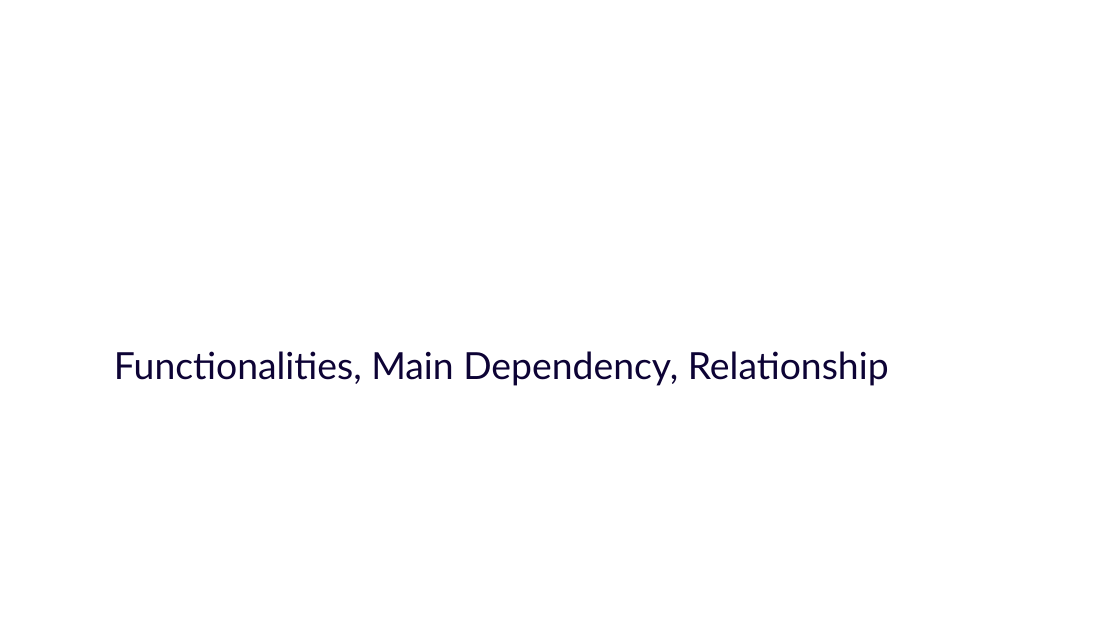
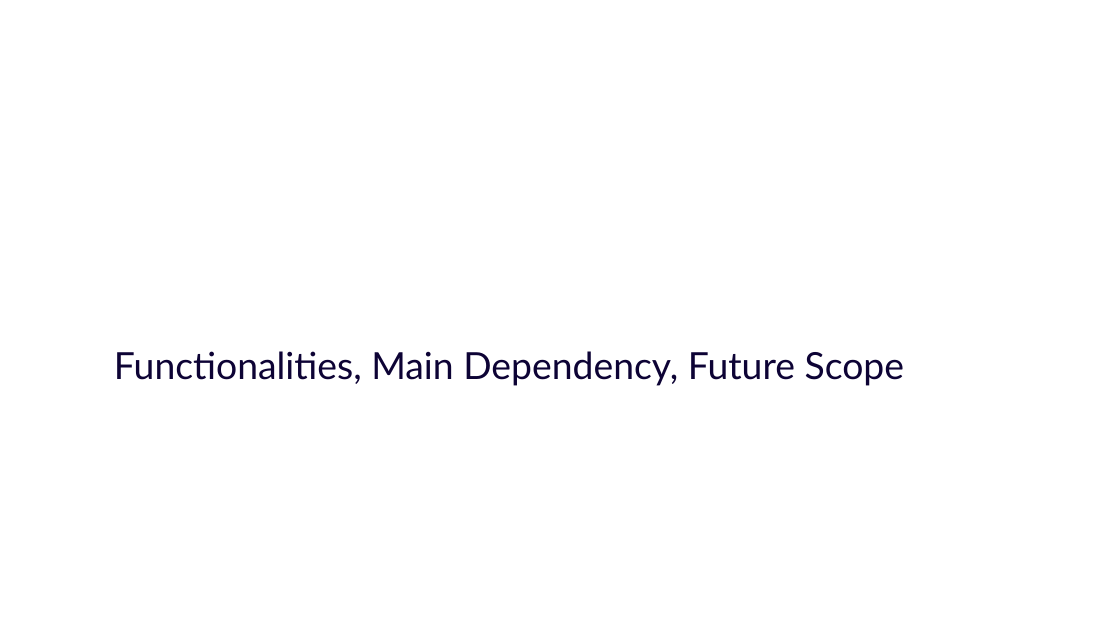
Before and after one commit to divy3011/AkAAD, a slide deck: slide 7 of Media Player.pptx. Drawn at 1120x630 pixels with LibreOffice and Linux fonts; fonts in the diff are those of the drawing; background and template pictures are left out. Boxes give left, top, right and bottom in pixels: in the first picture for what was removed or moved away, otherwise in the second. Text is boxed around its words. In the diff, an @@ line names an element or a change of style, - is before the commit and + after.

```diff
--- a/Media Player.pptx
+++ b/Media Player.pptx
@@ subtitle at (114, 351, 904, 386): text changed @@
-Functionalities, Main Dependency, Relationship
+Functionalities, Main Dependency, Future Scope
```
Also in this commit, not shown: 2 other slides changed, 7 slides added, 24 slides removed.
